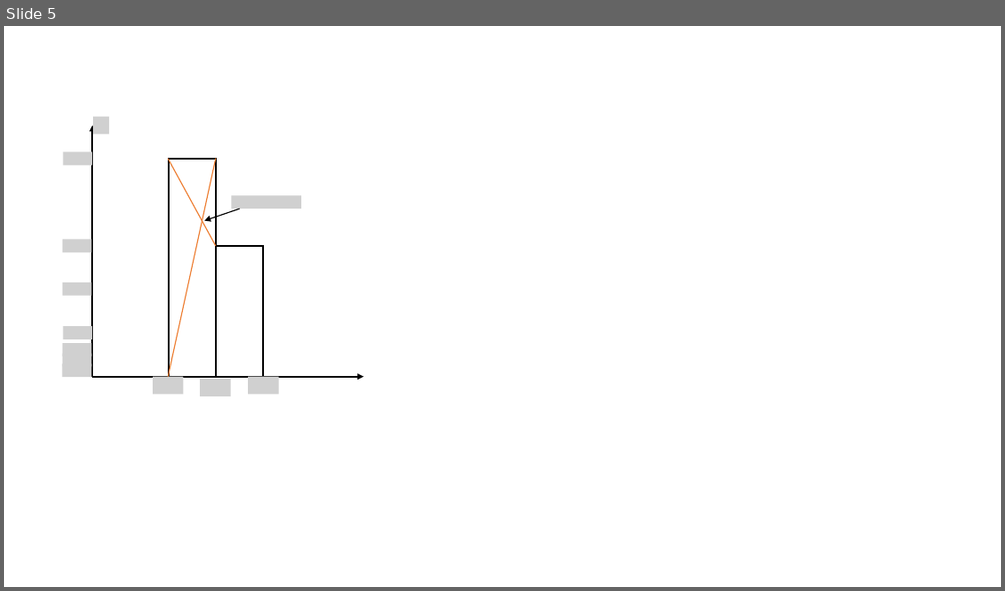
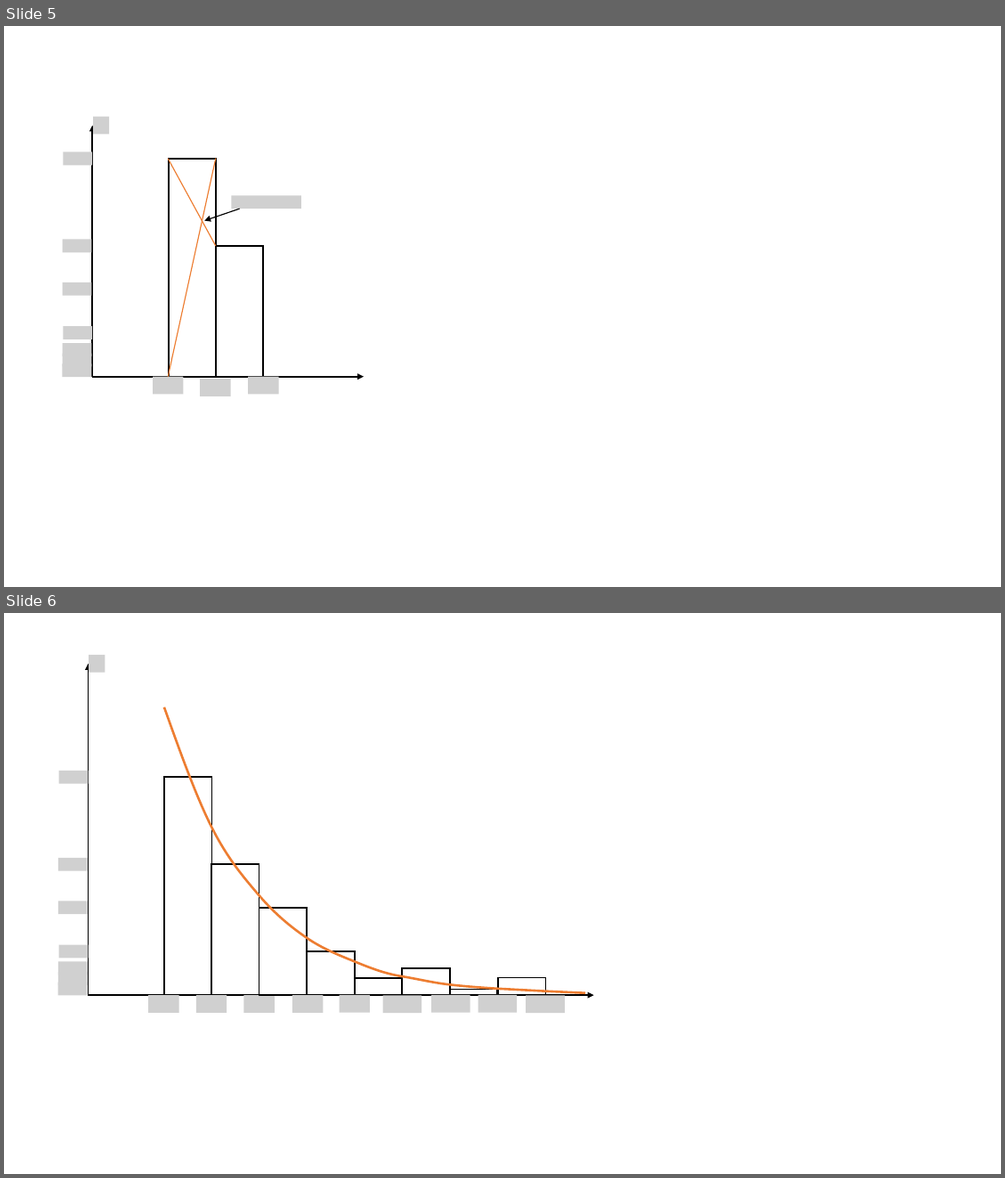
Before and after one commit to OleksandrVahin/Math-statistics, a slide deck: Lab1/Illustrations.pptx. Shown one above the other, each under a label of ours: slide 5 before the commit, slides 5 and 6 after it. The pictures are 1005x591 and 1005x1178 pixels, drawn with LibreOffice and Linux fonts; fonts in the diff are those of the drawing; grey boxes stand for pictures; background and template pictures are left out. Boxes give left, top, right and bottom in pixels: in the first picture for what was removed or moved away, otherwise in the second. Text is boxed around its words. In the diff, an @@ line names an element or a change of style, - is before the commit and + after.

Commit message:
Add distribution curve merge graph

```diff
--- a/Lab1/Illustrations.pptx
+++ b/Lab1/Illustrations.pptx
@@ slide 6 added at box(4, 613, 1001, 1174), background #FFFFFF @@
@@ arrow added from (88, 995) to (88, 664), #000000 1.5 pt @@
@@ picture added at box(89, 655, 105, 673) @@
@@ freeform shape added at box(164, 707, 585, 993), outline #ED7D31 2.25 pt @@
@@ line added from (110, 729) to (110, 729), #4472C4 0.5 pt @@
@@ picture added at box(58, 771, 88, 784) @@
@@ rectangle added at box(164, 777, 212, 995), outline #000000 1.5 pt @@
@@ picture added at box(57, 858, 87, 871) @@
@@ rectangle added at box(211, 864, 259, 995), outline #000000 1.5 pt @@
@@ picture added at box(57, 900, 87, 915) @@
@@ rectangle added at box(259, 908, 307, 995), outline #000000 1.5 pt @@
@@ picture added at box(58, 944, 88, 957) @@
@@ rectangle added at box(307, 952, 355, 995), outline #000000 1.5 pt @@
@@ picture added at box(57, 962, 87, 975) @@
@@ picture added at box(57, 972, 87, 985) @@
@@ picture added at box(57, 982, 87, 996) @@
@@ rectangle added at box(355, 978, 403, 995), outline #000000 1.5 pt @@
@@ rectangle added at box(402, 968, 450, 995), outline #000000 1.5 pt @@
@@ rectangle added at box(498, 978, 546, 995), outline #000000 1.5 pt @@
@@ arrow added from (88, 995) to (594, 995), #000000 1.5 pt @@
@@ picture added at box(148, 995, 179, 1013) @@
@@ picture added at box(196, 995, 226, 1013) @@
@@ picture added at box(244, 995, 275, 1013) @@
@@ picture added at box(292, 995, 324, 1013) @@
@@ picture added at box(339, 995, 370, 1013) @@
@@ picture added at box(383, 995, 422, 1013) @@
@@ picture added at box(432, 995, 470, 1013) @@
@@ rectangle added at box(450, 989, 498, 995), outline #000000 1.5 pt @@
@@ picture added at box(478, 995, 517, 1013) @@
@@ picture added at box(526, 995, 565, 1013) @@
```
